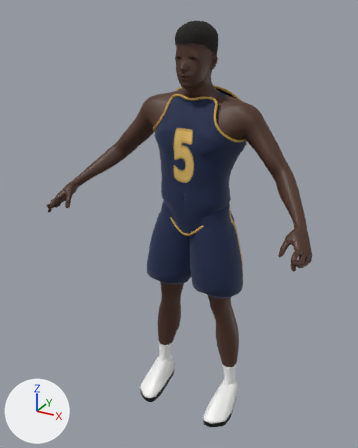
The glTF model template/public/players3d/e2a_player_off.glb: old version first, new version second.
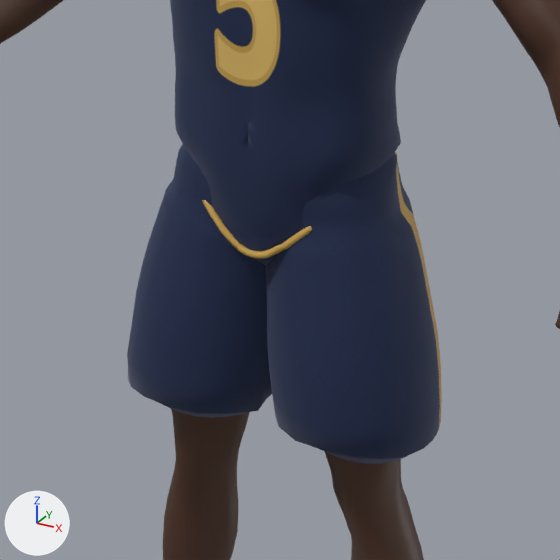
The first picture shows the older version from a camera (50 mm lens) standing at (1.08, -2.19, 2.18) and looking at (-0.05, -0.14, 1.16). The close-ups show the older and then the newer version on the part from 30% to 78% of the width and 35% to 73% of the height of that picture. Only the edits that show in the close-ups are written down. The lights are fixed; the arrows at lower left show +X, +Y and +Z. Vertices at exactly the same position are counted once.

Names of what the first close-up shows: 'E2A_Body', 'E2A_Jersey', 'E2A_JerseyTrim', 'E2A_Shorts'.
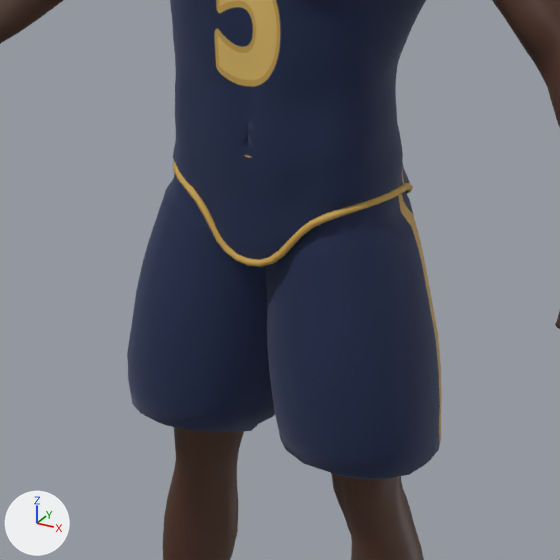
Patch to the scene script:
```diff
--- a/template/public/players3d/e2a_player_off.glb.py
+++ b/template/public/players3d/e2a_player_off.glb.py
@@ me_e2a_jersey @@
 # used by ob_e2a_jersey; location = (0.0, 0.0, 0.0)
-me_e2a_jersey.from_pydata(...)  # 1444 vertices, 2671 faces; spans x -0.241..0.241, y -0.183..0.111, z 1.114..1.828
+me_e2a_jersey.from_pydata(...)  # 1523 vertices, 2882 faces; spans x -0.25..0.25, y -0.183..0.138, z 1.106..1.826
+# me_e2a_jersey part 1: 58 vertices moved from x -0.165..0.167, y -0.165..0.102, z 1.114..1.27 to x -0.186..0.186, y -0.17..0.134, z 1.107..1.288; 62 vertices removed from x -0.15..0.154, y -0.149..0.103, z 1.119..1.239; 127 vertices added at x -0.19..0.19, y -0.16..0.138, z 1.106..1.254
+# me_e2a_jersey part 2: 31 kept faces spanning x -0.248..0.248, y -0.17..0.134, z 1.11..1.791 get new texture (UV) coordinates
+# other edits to the shape of me_e2a_jersey do not show in these pictures
 me_e2a_jersey.materials.append(mat_e2a_jersey)
@@ me_e2a_jerseytrim @@
 # used by ob_e2a_jerseytrim; location = (0.0, 0.0, 0.0)
-me_e2a_jerseytrim.from_pydata(...)  # 1164 vertices, 2328 faces; spans x -0.249..0.249, y -0.155..0.111, z 1.107..1.835
+me_e2a_jerseytrim.from_pydata(...)  # 984 vertices, 1968 faces; spans x -0.255..0.255, y -0.17..0.136, z 1.1..1.833
+# me_e2a_jerseytrim part 3: the loose piece of 384 vertices spanning x -0.157..0.161, y -0.155..0.111, z 1.107..1.246 is rebuilt with 324 vertices and now spans x -0.194..0.194, y -0.17..0.136, z 1.1..1.222
+# other edits to the shape of me_e2a_jerseytrim do not show in these pictures
 me_e2a_jerseytrim.materials.append(mat_e2a_trim_gold)
@@ me_e2a_shorts @@
 # used by ob_e2a_shorts; location = (0.0, 0.0, 0.0)
-me_e2a_shorts.from_pydata(...)  # 844 vertices, 1596 faces; spans x -0.276..0.276, y -0.191..0.126, z 0.762..1.298
+me_e2a_shorts.from_pydata(...)  # 863 vertices, 1636 faces; spans x -0.276..0.276, y -0.191..0.126, z 0.755..1.301
+# me_e2a_shorts part 4: 40 vertices moved from x -0.244..0.228, y -0.145..0.072, z 0.762..0.797 to x -0.269..0.249, y -0.179..0.103, z 0.757..0.787; 44 vertices removed from x -0.256..0.256, y -0.145..0.068, z 0.762..0.799; 44 vertices added at x -0.276..0.276, y -0.179..0.096, z 0.755..0.791
+# me_e2a_shorts part 5: 46 kept faces spanning x -0.267..0.139, y -0.187..0.105, z 0.757..1.301 get new texture (UV) coordinates
+# other edits to the shape of me_e2a_shorts do not show in these pictures
 me_e2a_shorts.materials.append(mat_e2a_shorts)
```

Pixel boxes [x1, y1, x2, y2] of what changed, in the close-ups (560 x 560 px; the box of a moved part takes in the faces that stretch with it):
'E2A_Shorts', reshaped
    before: [127, 144, 442, 464]
    after: [127, 173, 442, 479]
'E2A_Jersey', reshaped
    before: [170, 0, 426, 252]
    after: [170, 0, 426, 260]
'E2A_JerseyTrim', reshaped
    before: [202, 200, 312, 259]
    after: [173, 161, 413, 267]
part 1 of me_e2a_jersey, moved or reshaped
    before: [181, 139, 395, 252]
    after: [173, 131, 410, 260]
part 2 of me_e2a_jersey, surface changed
    after: [222, 237, 237, 253]
part 4 of me_e2a_shorts, moved or reshaped
    before: [173, 387, 406, 464]
    after: [131, 387, 441, 479]
part 5 of me_e2a_shorts, surface changed
    before: [165, 405, 252, 418]
    after: [128, 380, 280, 435]
